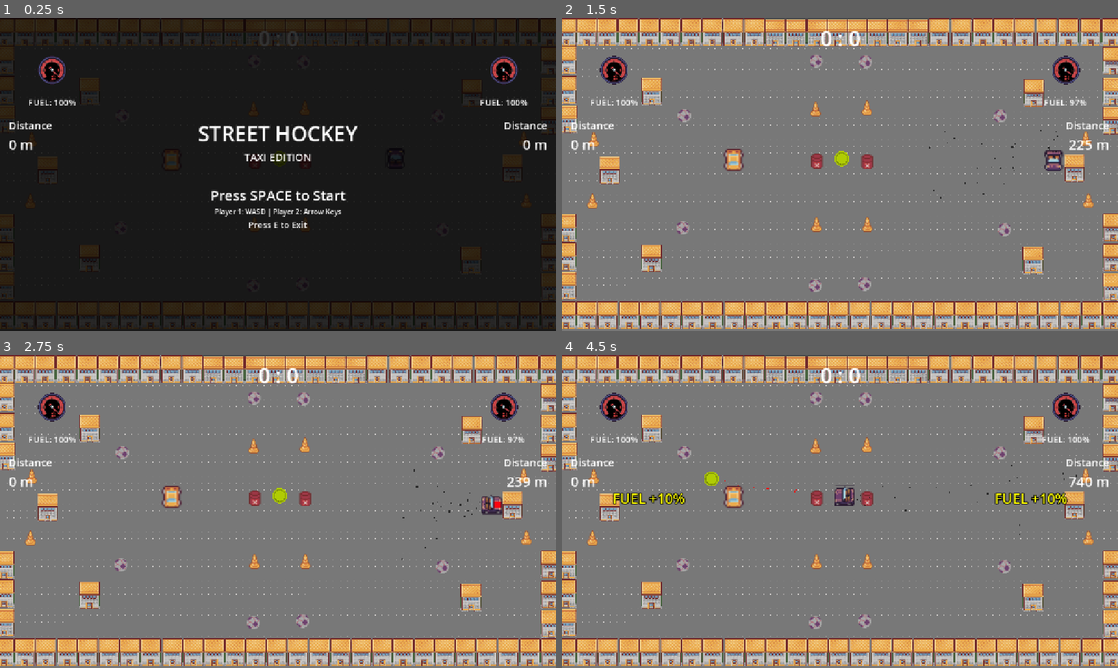
Above: before the commit, frames 1-4 (two rows, left to right).
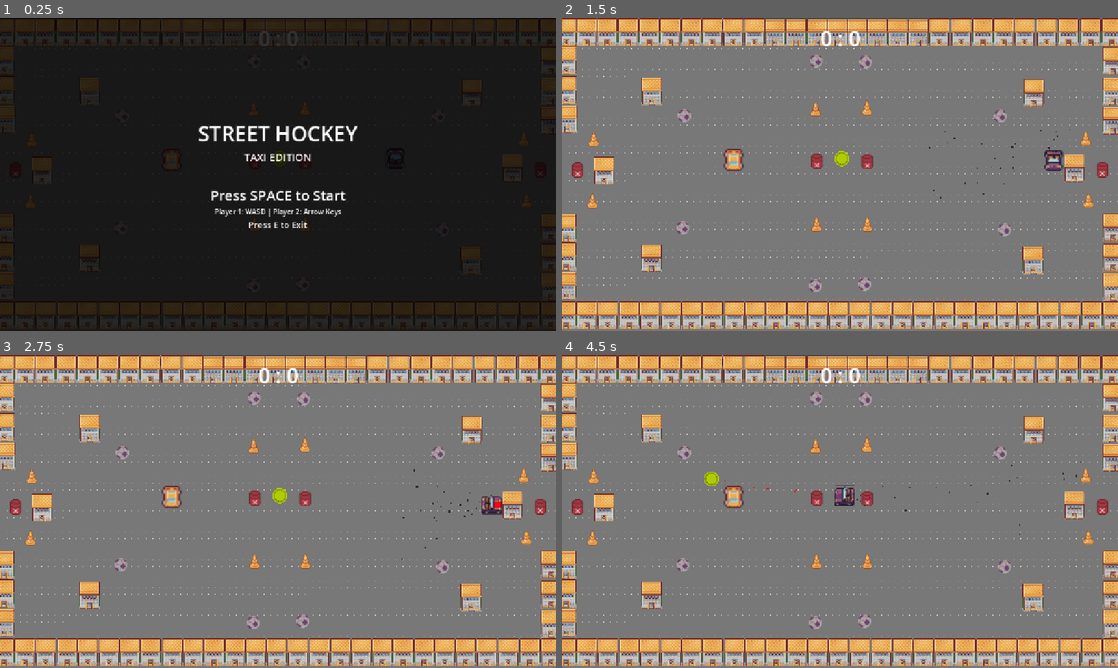
Above: after the commit, the same moments.

Repository: hudayiarici/street_hockey_godot
Game: Godot game, scene res://scenes/main.tscn
Same seed, same stepped clock (60 frames per second), same inputs: the game is played once before the commit and once after it.
Inputs:
- Up to frame 1 (0.25 s): no input
- Up to frame 2 (1.5 s): tap Space at 0.5 s; hold Right (ui_right) 0.53-1.28 s; tap E (KEY_E) at 0.6, 1.35 s; tap Enter (ui_accept) at 0.77 s; hold Down (ui_down) from 1.28 s (still down)
- Up to frame 3 (2.75 s): tap Enter (ui_accept) at 1.52 s; release Down (ui_down) at 2.03 s; hold Right (ui_right) from 2.03 s (still down); tap E (KEY_E) at 2.1 s
- Up to frame 4 (4.5 s): release Right (ui_right) at 2.78 s; hold Up (ui_up) 2.78-3.53 s; tap E (KEY_E) at 2.85, 3.6, 4.35 s; tap Enter (ui_accept) at 3.02, 3.77 s; hold Left (ui_left) from 3.53 s (still down)

The runs differ from the first frame. In frame 1, 1.1% of the frame differs, in the area x 1-99%, y 12-53%; in frame 2, 1.7%; in frame 3, 1.8%; in frame 4, 2.4%, in the area x 1-99%, y 12-54%.

Commit message:
Update fuel refill rate to 5% per second and adjust editor layout for improved usability

Diff:
--- a/scenes/main.tscn
+++ b/scenes/main.tscn
@@ -99,15 +99,21 @@
 [node name="House35" parent="." instance=ExtResource("8_choun")]
 position = Vector2(152, 33)
 
-[node name="House62" parent="House35" instance=ExtResource("8_choun")]
-position = Vector2(54, 520)
-
-[node name="House63" parent="House35" instance=ExtResource("8_choun")]
-position = Vector2(55, 136)
-
 [node name="House36" parent="." instance=ExtResource("8_choun")]
 position = Vector2(201, 33)
 
+[node name="House71" parent="." instance=ExtResource("8_choun")]
+position = Vector2(206, 553)
+
+[node name="House72" parent="." instance=ExtResource("8_choun")]
+position = Vector2(207, 169)
+
+[node name="OilSpill3" parent="." instance=ExtResource("9_ya4ey")]
+position = Vector2(36, 351)
+
+[node name="OilSpill4" parent="." instance=ExtResource("9_ya4ey")]
+position = Vector2(1244, 350)
+
 [node name="House37" parent="." instance=ExtResource("8_choun")]
 position = Vector2(249, 33)
 
@@ -175,7 +181,7 @@
 position = Vector2(1269, 551)
 
 [node name="House62" parent="." instance=ExtResource("8_choun")]
-position = Vector2(110, 351)
+position = Vector2(97, 352)
 
 [node name="House33" parent="." instance=ExtResource("8_choun")]
 position = Vector2(10, 33)
@@ -355,14 +361,19 @@
 vertical_alignment = 1
 
 [node name="StartScreen" parent="." instance=ExtResource("12_start")]
+visible = false
 
 [node name="GameOverScreen" parent="." instance=ExtResource("13_gameover")]
+visible = false
 
 [node name="PauseMenu" parent="." instance=ExtResource("14_pause")]
+visible = false
 
 [node name="HUD_Player1" parent="." instance=ExtResource("15_hud")]
+visible = false
 
 [node name="HUD_Player2" parent="." instance=ExtResource("16_hud2")]
+visible = false
 
 [node name="House57" parent="." instance=ExtResource("8_choun")]
 position = Vector2(1220, 684)
--- a/scripts/main.gd
+++ b/scripts/main.gd
@@ -148,7 +148,7 @@
 
 func update_fuel(delta: float):
 	# Fuel refill zones (in world coordinates, top corners of the map)
-	const FUEL_REFILL_RATE = 1.0  # 1% per second
+	const FUEL_REFILL_RATE = 5.0  # 5% per second
 	const P1_REFILL_ZONE = Rect2(50, 50, 150, 100)  # Top-left corner (world coords)
 	const P2_REFILL_ZONE = Rect2(1080, 50, 150, 100)  # Top-right corner (world coords)
 
Not shown, changed: README.md
Not shown, changed: README_TR.md
